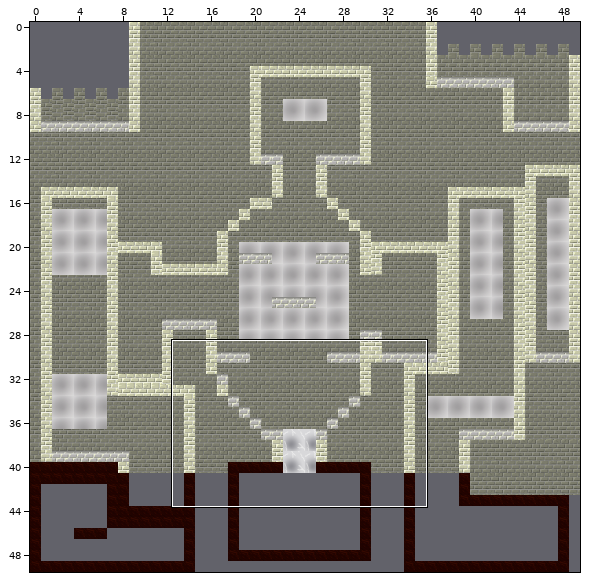
Two versions of a level (Tiled map (JSON), tiled/premierNiveau.json). Above, an overview of the earlier version with the close-up marked.
Close-up. As it was:
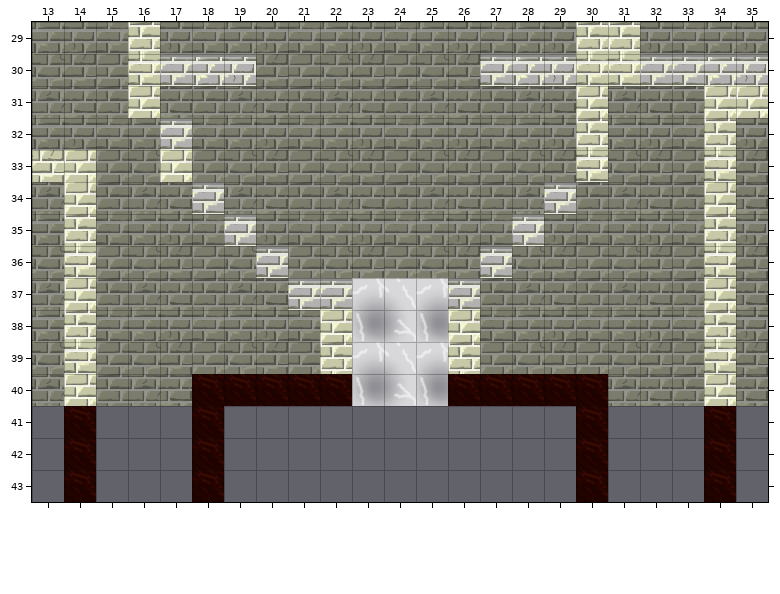
Cells are 32x32 px. Shown: x 13..35, y 29..43.
Once edited:
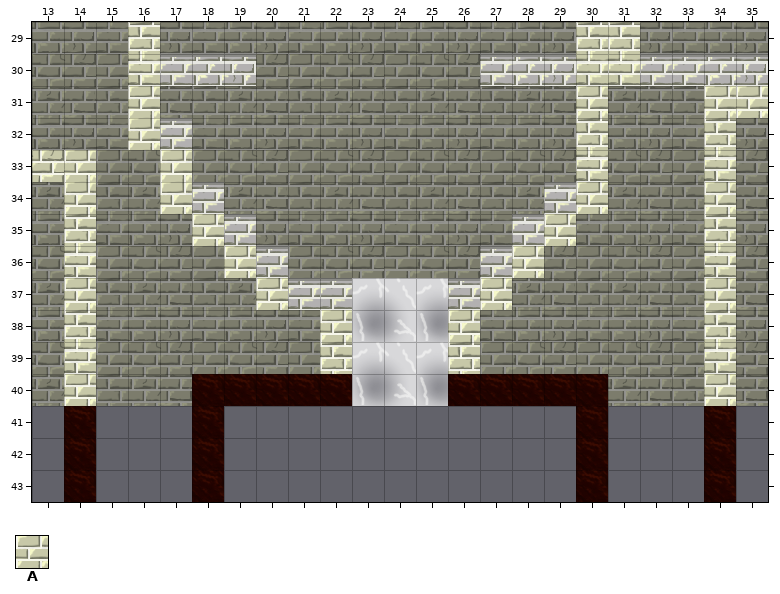
Key: from "tileset": A 0.
_ is an empty cell.
From old to new:
Layer "deco":
The edit adds tile A in row 32 at x 16; in row 34 at x 17 and 30; in row 35 at x 18 and 29; in row 36 at x 19 and 28; in row 37 at x 20 and 27.
Where, in picture pixels (left, top, right, bottom), the same in both close-ups:
added: (128, 118, 160, 150)
added: (160, 182, 288, 310)
added: (480, 182, 608, 310)
